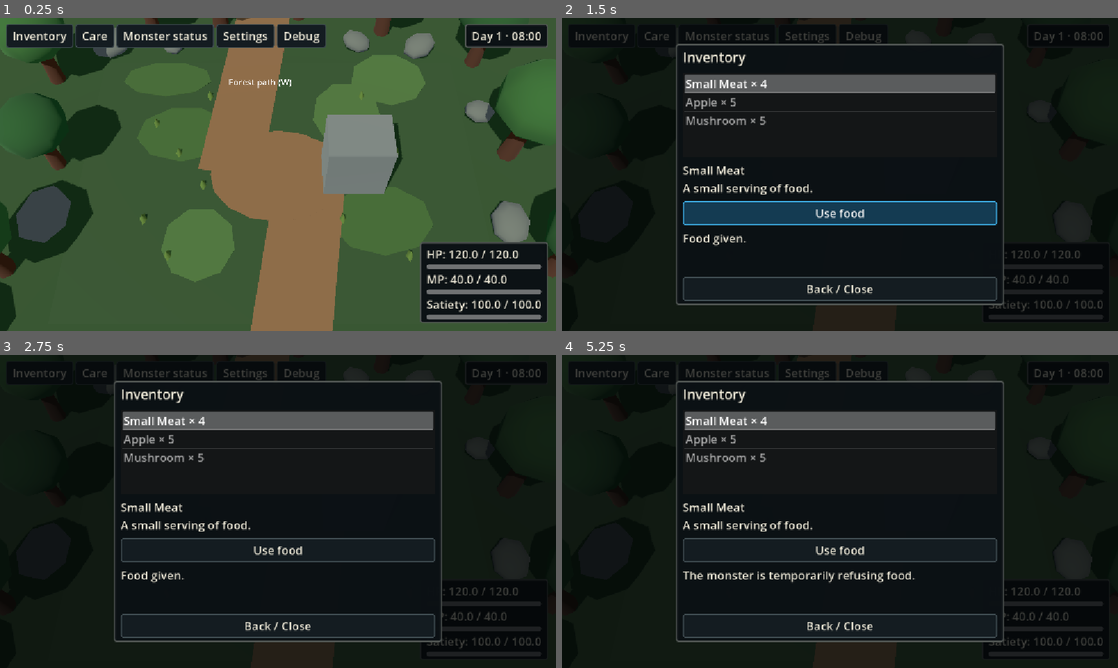
Above: before the commit, frames 1-4 (two rows, left to right).
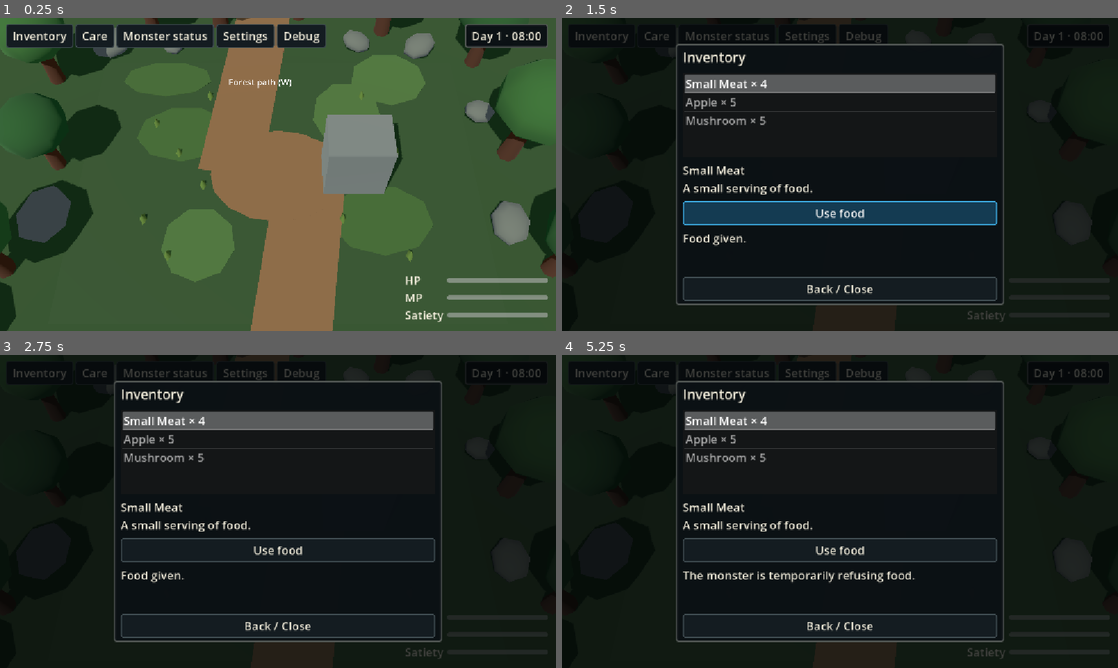
Above: after the commit, the same moments.

Repository: Timethy93/fantasymon
Game: Godot game, scene res://forest_clearing.tscn
Same seed, same stepped clock (60 frames per second), same inputs: the game is played once before the commit and once after it.
Inputs (mouse positions are in pixels of both pictures, inside the frame that each line leads up to):
- Up to frame 1 (0.25 s): no input
- Up to frame 2 (1.5 s): click "Inventory" at 0.5 s; click "Use food" at 1.25 s
- Up to frame 3 (2.75 s): click "Care" at 2 s
- Up to frame 4 (5.25 s): click "Monster status" at 2.75 s; click "Debug" at 3.5 s; click "Settings" at 4.25 s; tap Enter at 5, 5.1 s; move the mouse to (962, 495) at 5.02 s; hold D (move_right) from 5.03 s (still down); click (962, 495) at 5.17 s

The runs differ from the first frame. In frame 1, 5.9% of the frame differs, in the area x 72-99%, y 71-98%; in frame 2, 0.8%; in frame 3, 0.8%; in frame 4, 0.8%.

Commit message:
feat(ui): simplify and compact monster HUD

Diff:
--- a/tests/test_life_care.gd
+++ b/tests/test_life_care.gd
@@ -244,6 +244,7 @@
 	await hud_tests()
 
 func hud_tests() -> void:
+	await hud_vital_display_tests()
 	var hud := root.get_node("GameHud")
 	var monster: MonsterInstance = root.get_node("CompanionManager").active_monster
 	monster.current_hp = 7
@@ -277,6 +278,71 @@
 	DirAccess.remove_absolute(ProjectSettings.globalize_path(path))
 	settings._apply_all()
 	await integration_tests()
+
+func hud_vital_display_tests() -> void:
+	var manager := root.get_node("CompanionManager")
+	var original: MonsterInstance = manager.active_monster
+	var replacement := MonsterInstance.create(MonsterRegistry.new().get_monster(&"slimo"))
+	var hud: Control = root.get_node("GameHud").monster_hud
+	var settings := root.get_node("GameSettings")
+	var saved_visibility: Dictionary = settings.hud_visible.duplicate()
+	var saved_locale := TranslationServer.get_locale()
+	var saved_size := root.content_scale_size
+	for field in [&"hp", &"mp", &"satiety"]:
+		settings.hud_visible[field] = true
+	settings.changed.emit()
+	check(manager.set_active_monster(replacement), "HUD test switches active monster")
+	for locale in ["en", "de"]:
+		TranslationServer.set_locale(locale)
+		for field in [&"hp", &"mp"]:
+			replacement.set("current_" + String(field), 0)
+			check(hud.fields[field].bar.value == 0 and hud.fields[field].label.text == TranslationServer.translate("STAT_" + String(field).to_upper()), "Empty vital bar has translated label without numbers: " + locale + " " + String(field))
+			replacement.set("current_" + String(field), replacement.stats.get(field))
+			check(hud.fields[field].bar.value == replacement.stats.get(field) and hud.fields[field].bar.max_value == replacement.stats.get(field) and not hud.fields[field].bar.show_percentage, "Full vital bar retains maximum and hides numeric overlay: " + String(field))
+		for satiety in [0.0, 42.5, 100.0]:
+			replacement.debug_set_satiety(satiety)
+			check(hud.fields[&"satiety"].label.text == TranslationServer.translate("SATIETY") and hud.fields[&"satiety"].bar.value == satiety and hud.fields[&"satiety"].bar.max_value == 100 and not hud.fields[&"satiety"].bar.show_percentage, "Satiety keeps bar values with translated label only: " + locale + " " + str(satiety))
+	replacement.stats.mp = 0
+	check(hud.fields[&"mp"].bar.value == 0 and hud.fields[&"mp"].bar.max_value == 1 and hud.fields[&"mp"].label.text == TranslationServer.translate("STAT_MP"), "Zero maximum MP remains an empty valid bar")
+	for field in [&"hp", &"mp"]:
+		settings.hud_visible[field] = false
+		settings.changed.emit()
+		check(not hud.fields[field].row.visible, "Vital visibility setting hides row: " + String(field))
+		settings.hud_visible[field] = true
+		settings.changed.emit()
+		check(hud.fields[field].row.visible, "Vital visibility setting restores row: " + String(field))
+	manager.set_active_monster(original)
+	var displayed_hp: float = hud.fields[&"hp"].bar.value
+	replacement.current_hp = 0
+	check(hud.fields[&"hp"].bar.value == displayed_hp and hud.fields[&"mp"].bar.max_value == maxf(1, original.stats.mp), "Monster switch restores original values and disconnects previous monster")
+	root.content_scale_size = Vector2i(640, 360)
+	for frame in 4:
+		await process_frame
+	var canvas := Rect2(Vector2.ZERO, Vector2(640, 360))
+	check(canvas.encloses(hud.get_global_rect()), "Monster HUD fits 640x360 canvas")
+	check(hud.get_theme_stylebox("panel") is StyleBoxEmpty, "Monster HUD has no enclosing panel background")
+	for locale in ["en", "de"]:
+		TranslationServer.set_locale(locale)
+		for frame in 4:
+			await process_frame
+		var bar_left := -1.0
+		var previous_bottom := -1.0
+		for field in [&"hp", &"mp", &"satiety"]:
+			var bar: ProgressBar = hud.fields[field].bar
+			var label: Label = hud.fields[field].label
+			var bar_rect := bar.get_global_rect()
+			var label_rect := label.get_global_rect()
+			check(canvas.encloses(hud.get_global_rect()) and hud.get_global_rect().encloses(bar_rect) and hud.get_global_rect().encloses(label_rect), "Bar and label fit HUD at 640x360: " + locale + " " + String(field))
+			check(label_rect.end.x <= bar_rect.position.x and absf(label_rect.get_center().y - bar_rect.get_center().y) <= 1, "Label sits left of vertically centered bar: " + locale + " " + String(field))
+			check(bar_left < 0 or is_equal_approx(bar_left, bar_rect.position.x), "HUD bars align horizontally: " + locale + " " + String(field))
+			check(previous_bottom < 0 or (label_rect.position.y >= previous_bottom and label_rect.position.y - previous_bottom <= 4), "HUD rows are compact without overlap: " + locale + " " + String(field))
+			check(bar.custom_minimum_size == Vector2(210, 10) and not bar.has_theme_stylebox_override("background") and not bar.get_theme_stylebox("background") is StyleBoxEmpty and not bar.has_theme_stylebox_override("fill"), "Bar keeps dimensions and inherited background/fill styles: " + String(field))
+			bar_left = bar_rect.position.x
+			previous_bottom = label_rect.end.y
+	root.content_scale_size = saved_size
+	TranslationServer.set_locale(saved_locale)
+	settings.hud_visible.assign(saved_visibility)
+	settings.changed.emit()
 
 func integration_tests() -> void:
 	var menus := root.get_node("Menus")
--- a/ui/game/monster_hud.gd
+++ b/ui/game/monster_hud.gd
@@ -4,15 +4,20 @@
 var _monster: MonsterInstance
 
 func _ready() -> void:
+	add_theme_stylebox_override("panel", StyleBoxEmpty.new())
 	var content := VBoxContainer.new()
+	content.add_theme_constant_override("separation", 2)
 	add_child(content)
 	for id in [&"hp", &"mp", &"satiety"]:
-		var row := VBoxContainer.new()
+		var row := HBoxContainer.new()
+		row.add_theme_constant_override("separation", 8)
 		var label := Label.new()
+		label.size_flags_horizontal = Control.SIZE_EXPAND_FILL
 		row.add_child(label)
 		var bar := ProgressBar.new()
 		bar.show_percentage = false
 		bar.custom_minimum_size = Vector2(210, 10)
+		bar.size_flags_vertical = Control.SIZE_SHRINK_CENTER
 		bar.mouse_filter = Control.MOUSE_FILTER_IGNORE
 		row.add_child(bar)
 		content.add_child(row)
@@ -43,7 +48,7 @@
 		var maximum: float = 100.0 if id == &"satiety" else float(_monster.stats.get(id))
 		var value: float = _monster.satiety if id == &"satiety" else float(_monster.get("current_" + String(id)))
 		var label_key := "SATIETY" if id == &"satiety" else "STAT_" + String(id).to_upper()
-		fields[id].label.text = "%s: %s / %s" % [tr(label_key), snappedf(value, 0.1), maximum]
+		fields[id].label.text = tr(label_key)
 		fields[id].bar.max_value = maxf(1, maximum)
 		fields[id].bar.value = value
 	visible = any_visible
